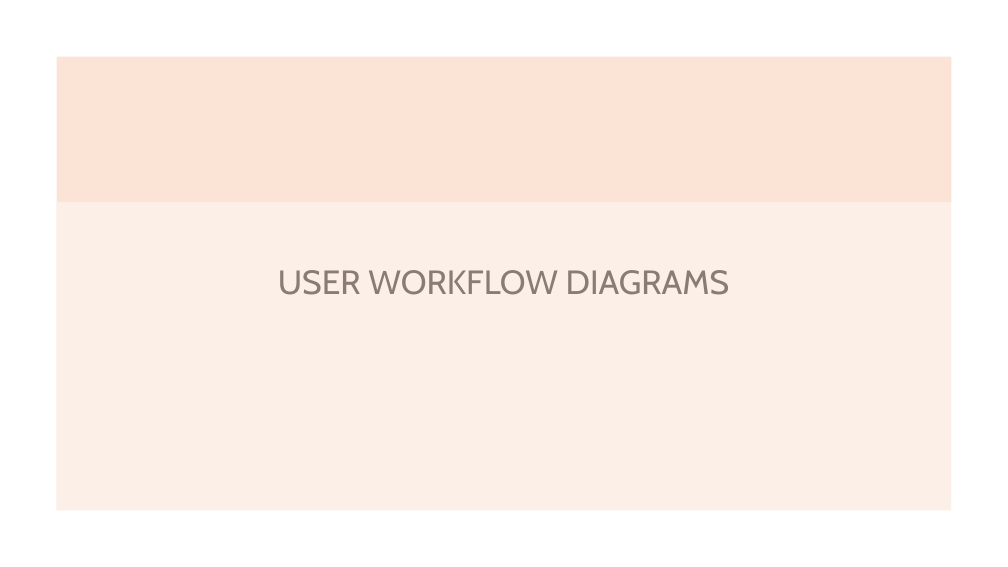
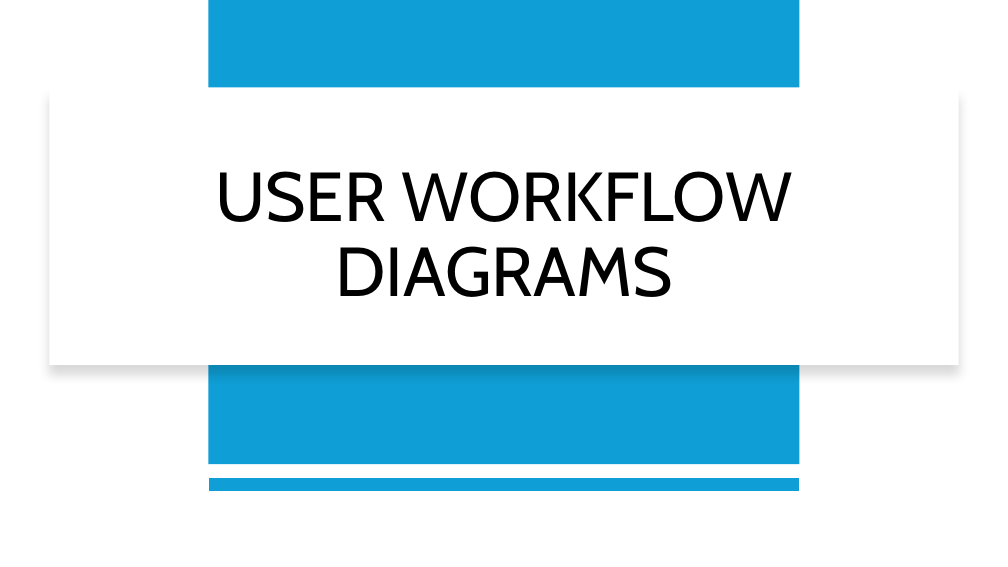
Before and after one commit to lookinfome/VaxTrack_v1.0.0, a slide deck: slide 13 of Vax Track V1 - Beta.pptx. Drawn at 1008x567 pixels with LibreOffice and Linux fonts; fonts in the diff are those of the drawing. Boxes give left, top, right and bottom in pixels: in the first picture for what was removed or moved away, otherwise in the second. Text is boxed around its words. In the diff, an @@ line names an element or a change of style, - is before the commit and + after.

```diff
--- a/Vax Track V1 - Beta.pptx
+++ b/Vax Track V1 - Beta.pptx
@@ rectangle added at [209,0,800,464], fill #0F9ED5 @@
@@ rectangle removed at [57,57,951,202] @@
@@ rectangle: place and size @@
-rectangle at [57,202,952,510]
+rectangle at [49,87,959,364]
@@ rectangle at [49,87,959,364]: fill #FBE3D6 at 55% opacity to #FFFFFF; shadow on @@
@@ title "USER WORKFLOW DIAGRAMS": place and size @@
-title "USER WORKFLOW DIAGRAMS" at [278,270,730,295]
+title "USER WORKFLOW DIAGRAMS" at [215,171,793,297]
@@ title "USER WORKFLOW DIAGRAMS" at [215,171,793,297]: size 32 to 66 pt @@
@@ line added from (799, 485) to (209, 485), #0F9ED5 12 pt @@
```
Also in this commit, not shown: 20 other slides changed.
